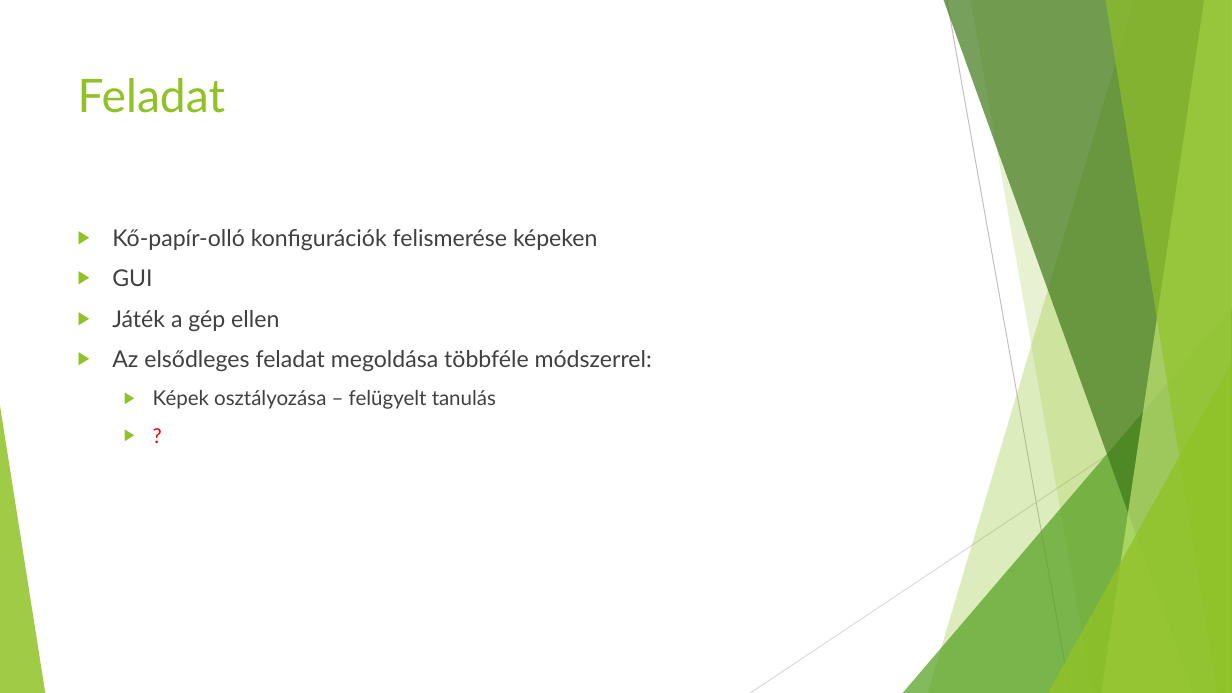
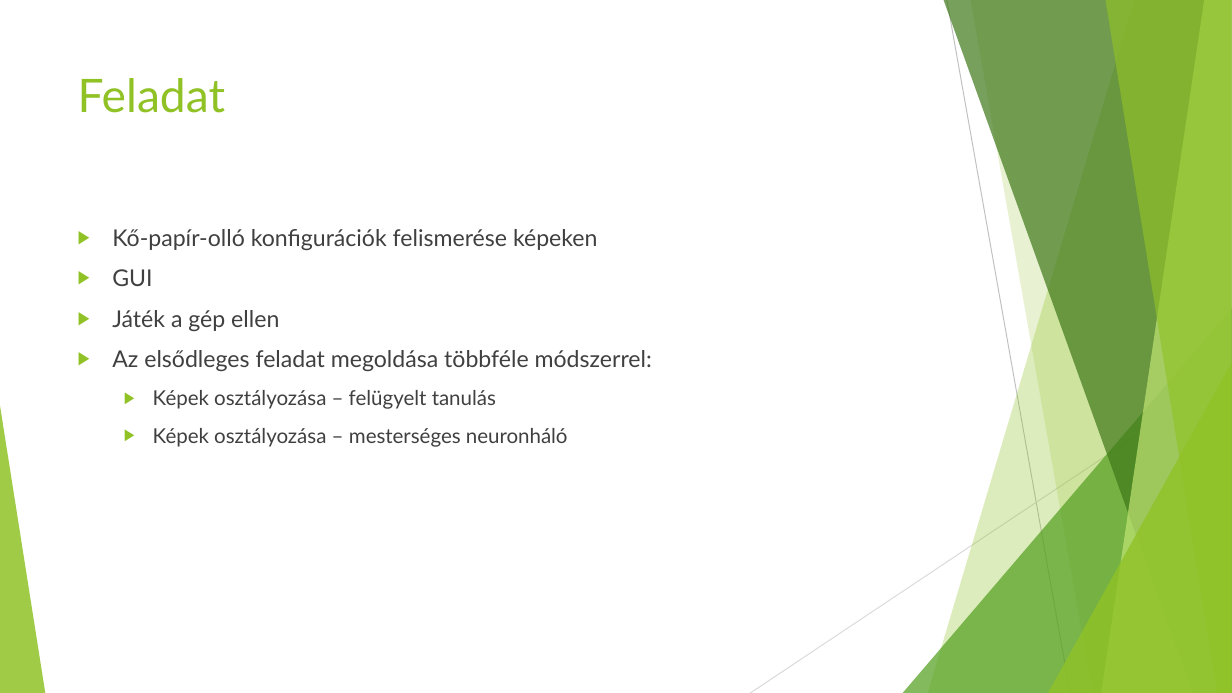
Before and after one commit to Markosbtc/RockPaperScissors_kepfeldolgozas2020, a slide deck: slide 2 of Bemutató.pptx. Drawn at 1232x693 pixels with LibreOffice and Linux fonts; fonts in the diff are those of the drawing. Boxes give left, top, right and bottom in pixels: in the first picture for what was removed or moved away, otherwise in the second. Text is boxed around its words. In the diff, an @@ line names an element or a change of style, - is before the commit and + after.

Commit message:
update ppt

```diff
--- a/Bemutató.pptx
+++ b/Bemutató.pptx
@@ text at bbox=[153, 428, 568, 447]: text changed; text colour #FF0000 to #404040 @@
-  ▶ ?
+  ▶ Képek osztályozása – mesterséges neuronháló
```
Also in this commit, not shown: 2 slides added.
